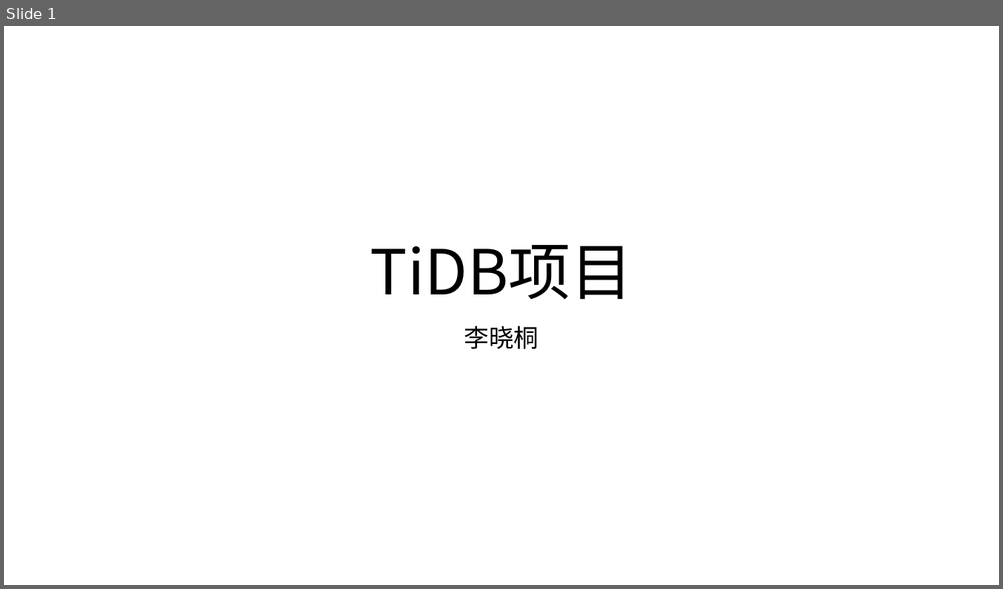
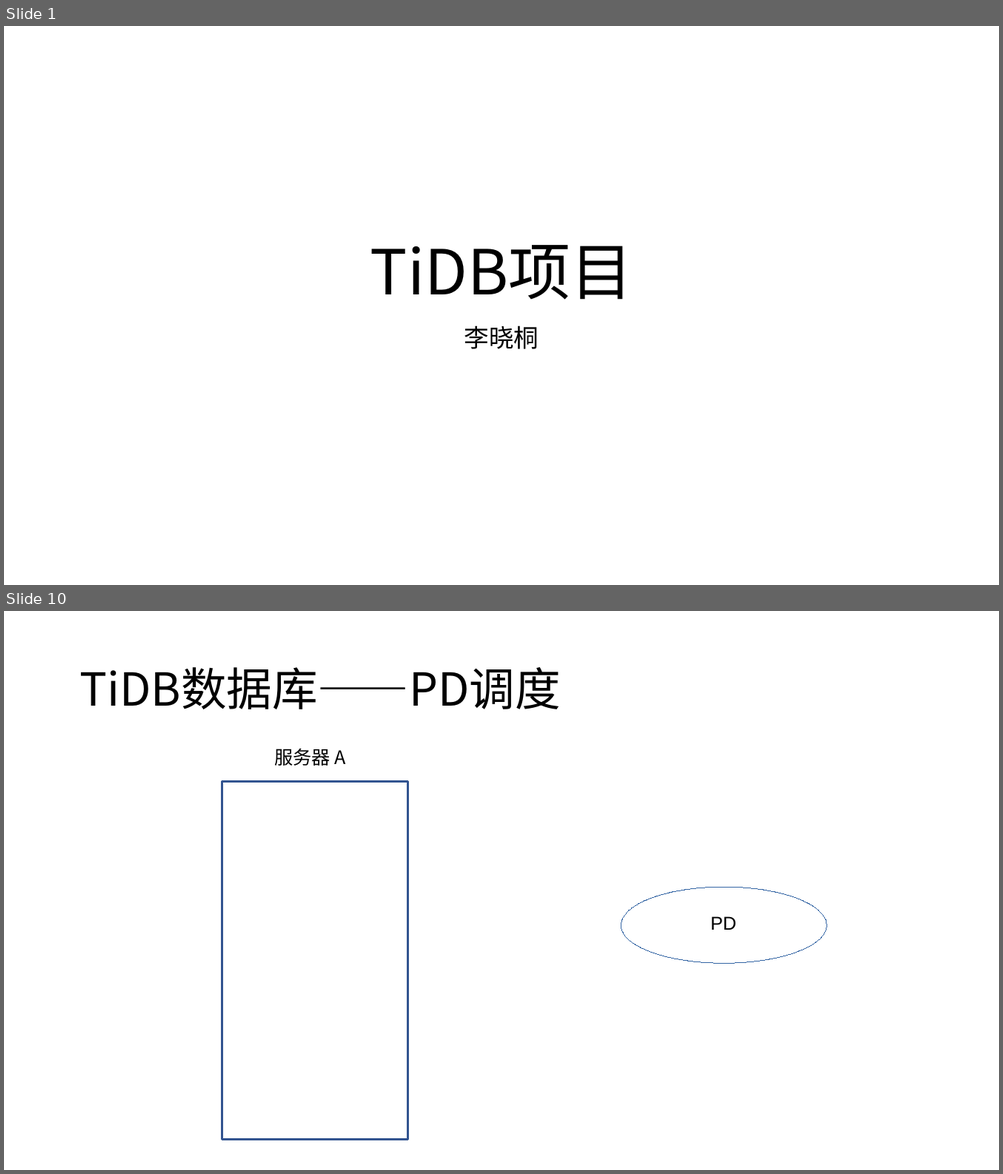
Before and after one commit to Doris404/Study-paper-channel, a slide deck: Chai' project/study material/notes/TiDB项目.pptx. Shown one above the other, each under a label of ours: slide 1 before the commit, slides 1 and 10 after it; the slides between them are not shown. The pictures are 1003x589 and 1003x1174 pixels, drawn with LibreOffice and Linux fonts; fonts in the diff are those of the drawing. Boxes give left, top, right and bottom in pixels: in the first picture for what was removed or moved away, otherwise in the second. Text is boxed around its words. In the diff, an @@ line names an element or a change of style, - is before the commit and + after.

```diff
--- a/Chai' project/study material/notes/TiDB项目.pptx
+++ b/Chai' project/study material/notes/TiDB项目.pptx
@@ slide 10 added at box(4, 611, 999, 1170), background #FFFFFF @@
@@ text added at box(79, 667, 560, 709), 44 pt, text #000000 @@
+TiDB数据库——PD调度
@@ text added at box(274, 749, 345, 766), 18 pt, text #000000 @@
+服务器 A
@@ rectangle added at box(222, 781, 407, 1139), fill #FFFFFF, outline #325491 2 pt @@
@@ ellipse added at box(621, 887, 827, 963), fill #FFFFFF, outline #3465A4 0.75 pt @@
@@ text added at box(710, 917, 736, 930), 18 pt, text #000000 @@
+PD
```
Also in this commit, not shown: 2 slides changed, 6 other slides added, 1 slide removed, 2 other files.
